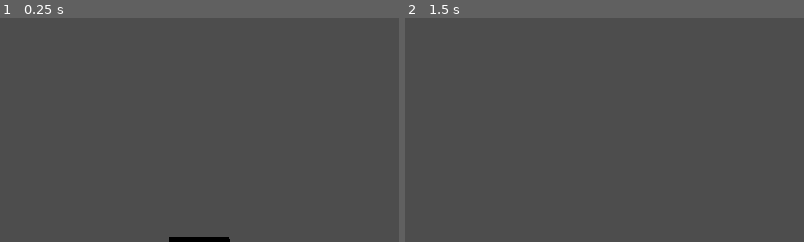
Above: before the commit, frames 1-2 (left to right).
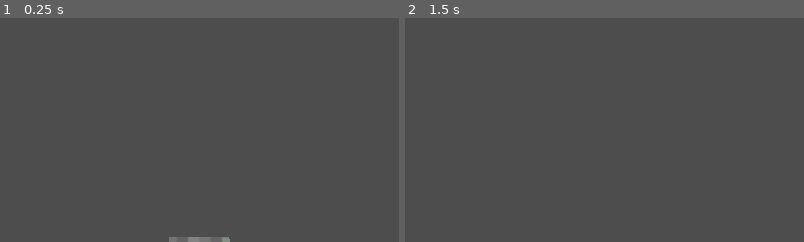
Above: after the commit, the same moments.

Repository: ExoticCatalyst/Minecraft-inspired-game
Game: Godot game, scene res://node_3d.tscn
The game is run twice, just before and just after one commit, with the same random seed, the same clock (stepped at 60 frames per second) and the same inputs.
Inputs (mouse positions are % of the whole screen's width and height, from its top left):
- Up to frame 1 (0.25 s): no input
- Up to frame 2 (1.5 s): tap Enter at 0.5 s; move the mouse to (72, 45) at 0.52 s; hold D 0.53-1.28 s; hold E 0.53-1.28 s; click (72, 45) at 0.67 s; tap Space at 1.25 s; move the mouse to (30, 55) at 1.27 s; hold S from 1.28 s (still down); tap Q at 1.35 s
The pictures show only the part of the screen within x 25-75%, y 50-100%; the shares and areas given below are measured in that part.

The runs differ from the first frame. In frame 1, 0.3% of the frame differs, in the area x 42-58%, y 97-100%; in frame 2, nothing differs.

Commit message:
add light

Diff:
--- a/node_3d.tscn
+++ b/node_3d.tscn
@@ -27,3 +27,6 @@
 [node name="Camera3D" type="Camera3D" parent="."]
 transform = Transform3D(1, 0, 0, 0, 0.798478, 0.602024, 0, -0.602024, 0.798478, 0, 4.22176, 4.39859)
 script = ExtResource("2_x4mri")
+
+[node name="DirectionalLight3D" type="DirectionalLight3D" parent="."]
+transform = Transform3D(0.490387, -0.832719, 0.257101, 0, 0.295008, 0.955495, -0.871505, -0.468562, 0.144668, 0.0318424, 1.74449, 0.768908)
